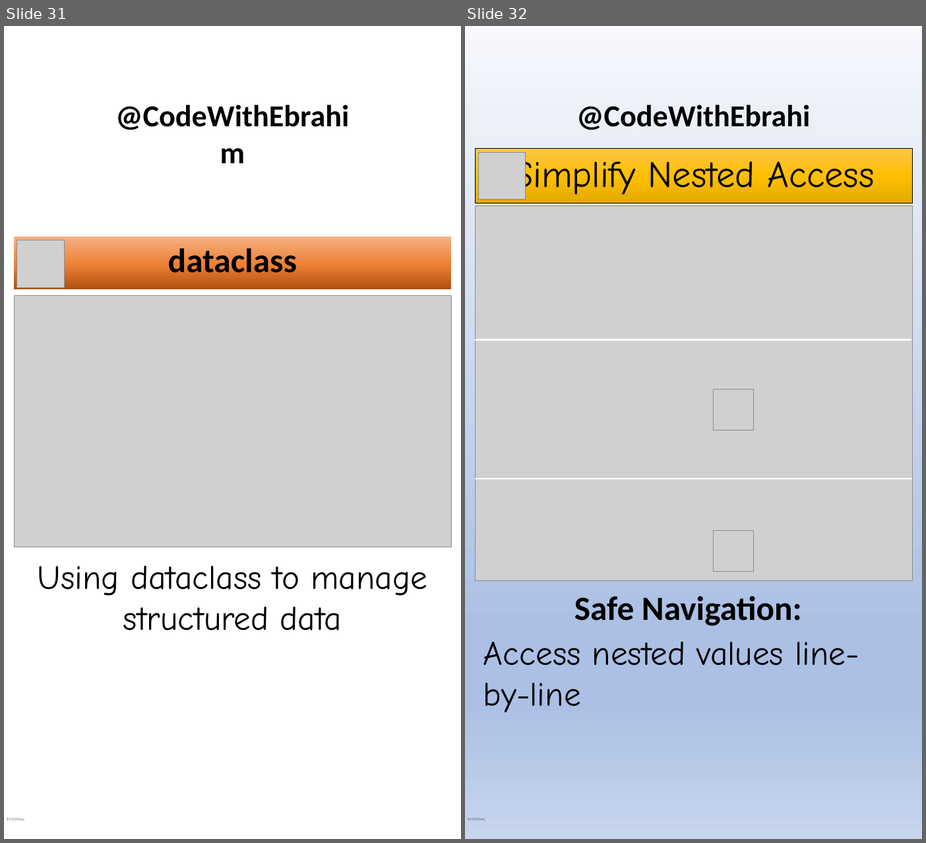
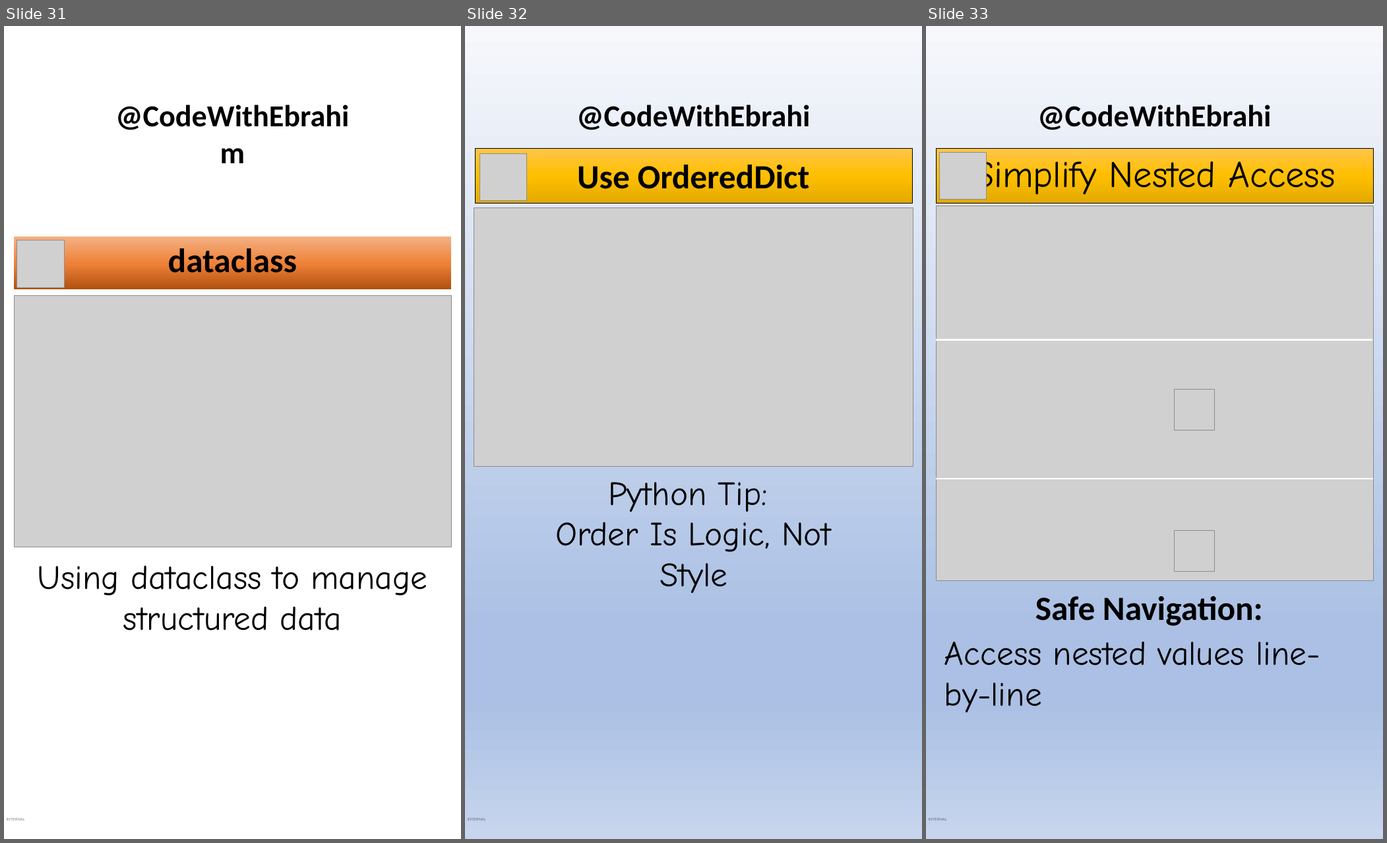
Before and after one commit to ebrahimsalehi1/python_codes, a slide deck: assets/shorts.pptx. Shown side by side, each under a label of ours: slides 31 and 32 before the commit, slides 31, 32 and 33 after it. The pictures are 926x843 and 1387x843 pixels, drawn with LibreOffice and Linux fonts; fonts in the diff are those of the drawing; grey boxes stand for pictures; background and template pictures are left out. Boxes give left, top, right and bottom in pixels: in the first picture for what was removed or moved away, otherwise in the second. Text is boxed around its words. In the diff, an @@ line names an element or a change of style, - is before the commit and + after.

Commit message:
feat: added python 022, 023 & typescript 011, 012

```diff
--- a/assets/shorts.pptx
+++ b/assets/shorts.pptx
@@ slide 32 added at <box>465,26,922,839</box>, background gradient #F6F8FC to #ABC0E4 to #C7D5ED; not listed: 2 template elements that a slide beside it also shows @@
@@ rectangle added at <box>475,148,912,203</box>, fill gradient #FFC64B to #FFC000 to #E3AB00, outline #000000 0.5 pt, 60 pt, text #000000, bold @@
+Use OrderedDict
@@ picture added at <box>480,153,527,200</box> @@
@@ picture added at <box>474,208,913,466</box> @@
@@ text added at <box>556,482,831,593</box>, 60 pt, text #000000 @@
+Python Tip:
+Order Is Logic, Not Style
@@ what was slide 32 is now slide 33 @@
```
Also in this commit, not shown: 10 other files.
